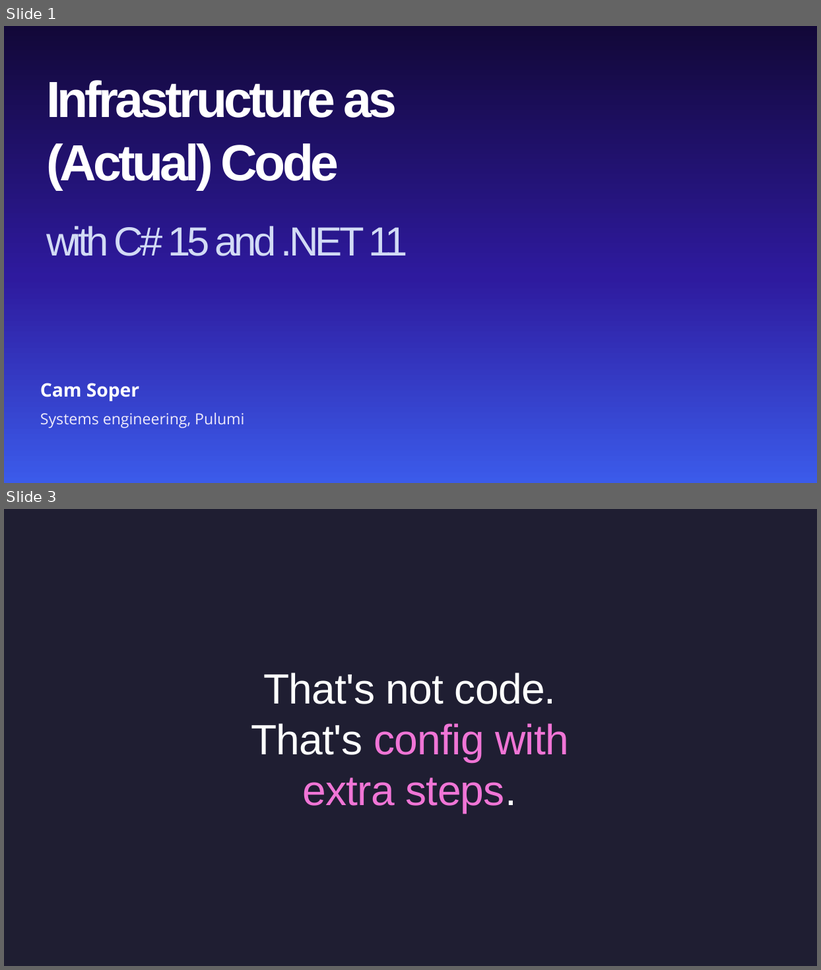
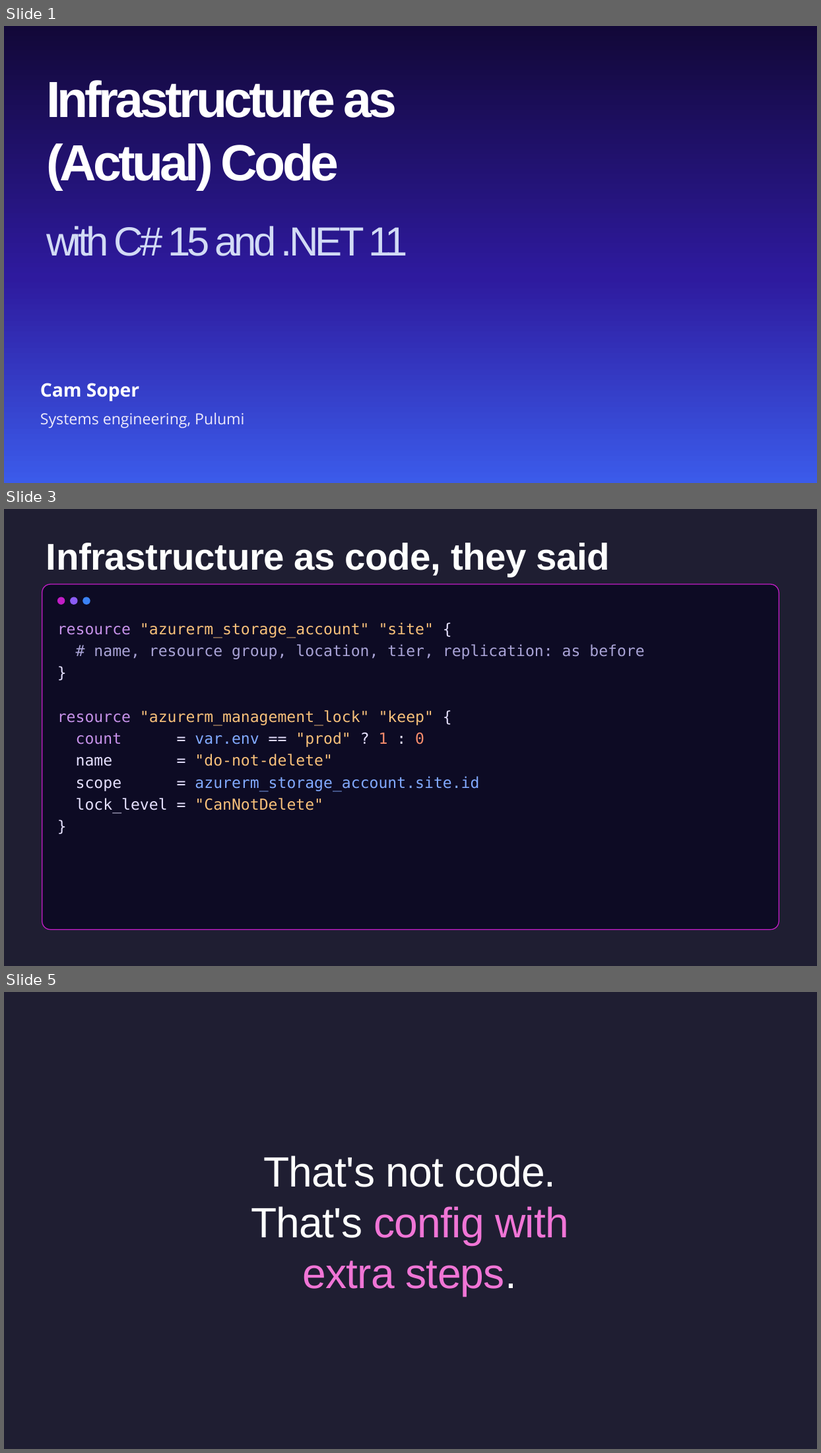
Before and after one commit to CamSoper/infrastructure-as-actual-code, a slide deck: slides/infrastructure-as-actual-code.pptx. Shown one above the other, each under a label of ours: slides 1 and 3 before the commit, slides 1, 3 and 5 after it; the slides between them are not shown. The pictures are 821x970 and 821x1453 pixels, drawn with LibreOffice and Linux fonts; fonts in the diff are those of the drawing; background and template pictures are left out. Boxes give left, top, right and bottom in pixels: in the first picture for what was removed or moved away, otherwise in the second. Text is boxed around its words. In the diff, an @@ line names an element or a change of style, - is before the commit and + after.

```diff
--- a/slides/infrastructure-as-actual-code.pptx
+++ b/slides/infrastructure-as-actual-code.pptx
@@ slide 3 added at box(4, 509, 817, 966), background #1F1E32 @@
@@ title added at box(46, 543, 611, 576), 44 pt, text #FEFFFE, bold @@
+Infrastructure as code, they said
@@ rounded rectangle added at box(42, 584, 779, 930), fill #0D0B24, outline #512BD4 1 pt @@
@@ ellipse added at box(57, 597, 64, 604), fill #C21DC6 @@
@@ ellipse added at box(70, 597, 77, 604), fill #8B5CF6 @@
@@ ellipse added at box(83, 597, 90, 604), fill #3B82F6 @@
@@ text added at box(57, 623, 644, 814), 18 pt, text #F7C07A @@
+resource "azurerm_storage_account" "site" {
+# name, resource group, location, tier, replication: as before
+}
+resource "azurerm_management_lock" "keep" {
+count = var.env == "prod" ? 1 : 0
+name = "do-not-delete"
+scope = azurerm_storage_account.site.id
+lock_level = "CanNotDelete"
+}
@@ what was slide 3 is now slide 5 @@
```
Also in this commit, not shown: 2 slides changed, 1 other slide added, 3 other files.
